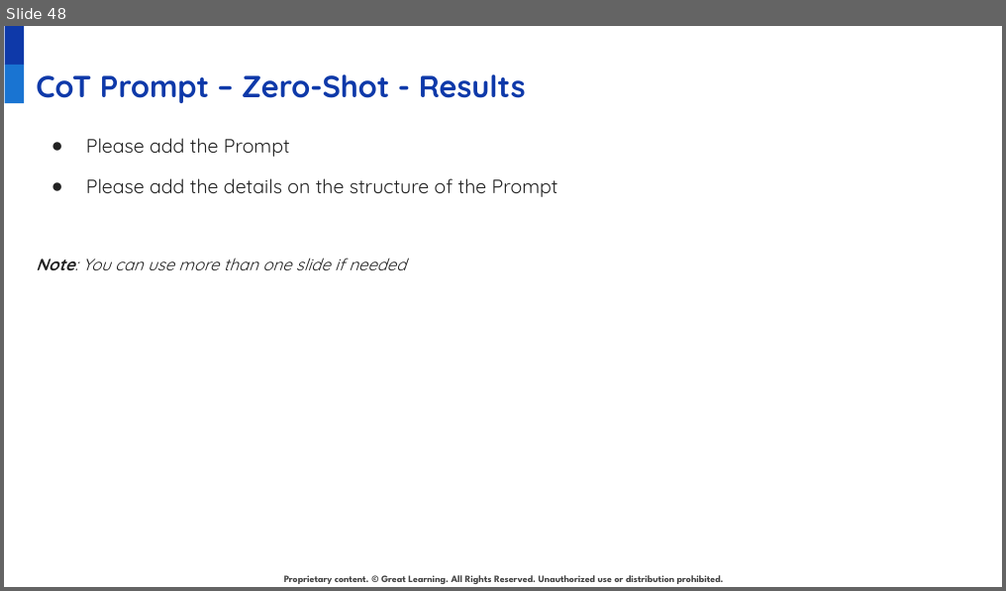
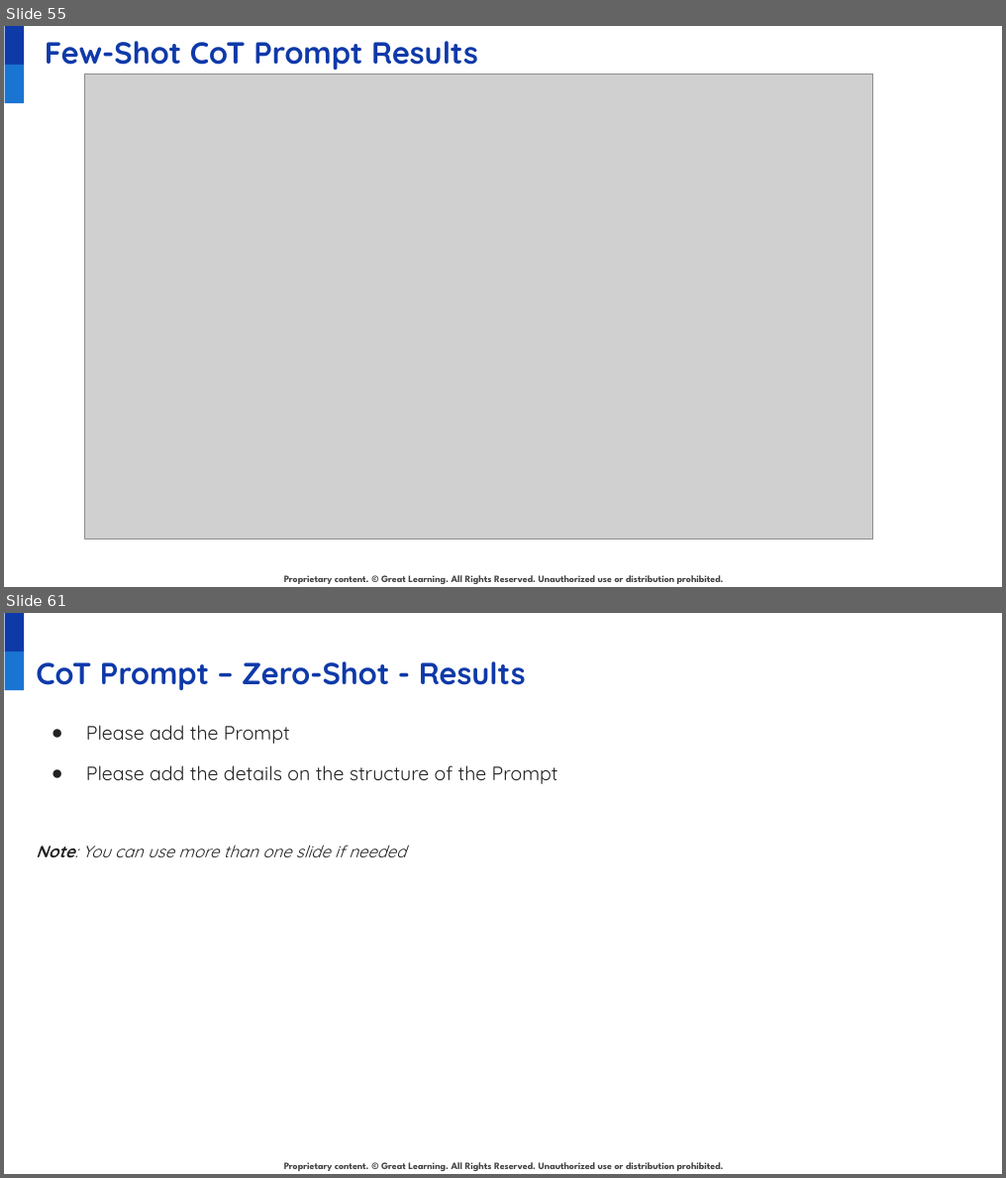
Before and after one commit to juanbucz/GreatLearning-TermProjects, a slide deck: GenAI-Powered Food Delivery Sentiment Analysis/Project Presentation - Business Applications of GenAI - John Buczkowski.pptx. Shown one above the other, each under a label of ours: slide 48 before the commit, slides 55 and 61 after it; the slides between them are not shown. The pictures are 1006x591 and 1006x1178 pixels, drawn with LibreOffice and Linux fonts; fonts in the diff are those of the drawing; grey boxes stand for pictures; background and template pictures are left out. Boxes give left, top, right and bottom in pixels: in the first picture for what was removed or moved away, otherwise in the second. Text is boxed around its words. In the diff, an @@ line names an element or a change of style, - is before the commit and + after.

Commit message:
GenAI - Food Delivery Sentiment Analysis - Zero-Shot and Few Shot Chain of Thought models

```diff
--- a/GenAI-Powered Food Delivery Sentiment Analysis/Project Presentation - Business Applications of GenAI - John Buczkowski.pptx
+++ b/GenAI-Powered Food Delivery Sentiment Analysis/Project Presentation - Business Applications of GenAI - John Buczkowski.pptx
@@ slide 55 added at (4,26,1002,587), background #FFFFFF; not listed: 3 template elements that a slide beside it also shows @@
@@ title added at (45,41,478,70), 22 pt, text #0E39A9, bold @@
+Few-Shot CoT Prompt Results
@@ picture added at (85,74,873,540) @@
@@ what was slide 48 is now slide 61 @@
```
Also in this commit, not shown: 6 slides changed, 12 other slides added, 4 other files.
